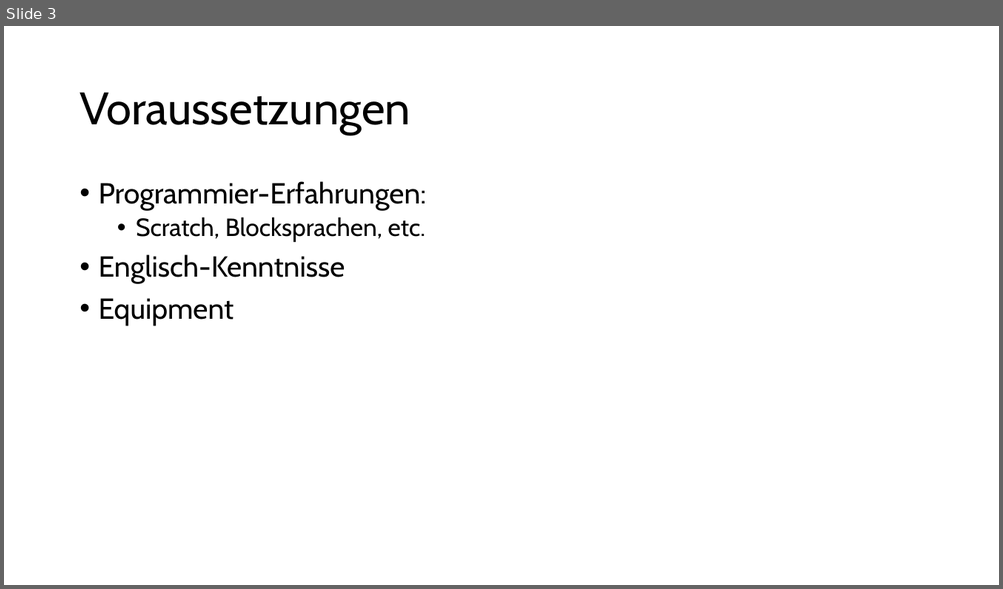
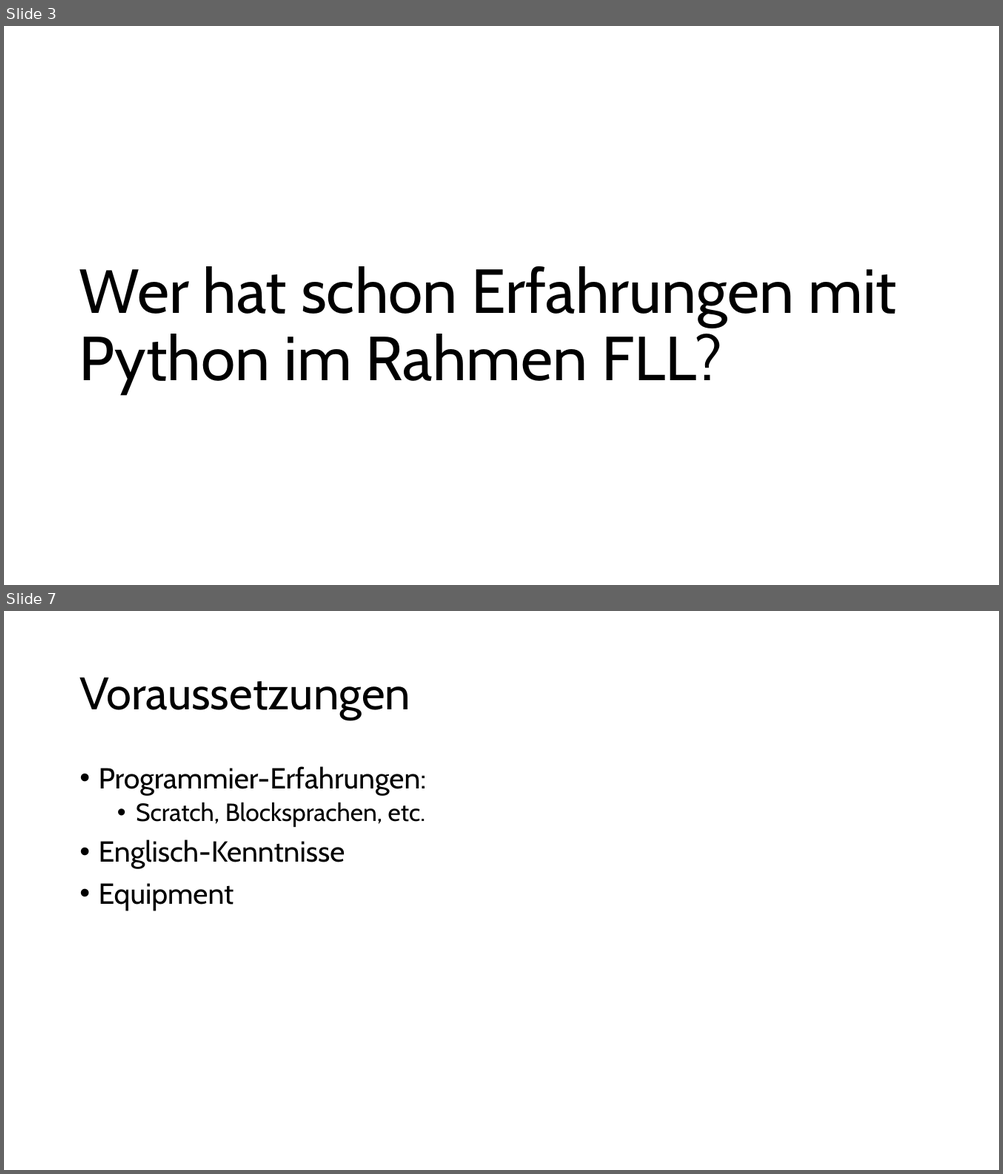
Before and after one commit to Mac-Lego-RMS/HoT_Meetup_2024, a slide deck: HoT-Meetup_2024_Pybricks.pptx. Shown one above the other, each under a label of ours: slide 3 before the commit, slides 3 and 7 after it; the slides between them are not shown. The pictures are 1003x589 and 1003x1174 pixels, drawn with LibreOffice and Linux fonts; fonts in the diff are those of the drawing. Boxes give left, top, right and bottom in pixels: in the first picture for what was removed or moved away, otherwise in the second. Text is boxed around its words. In the diff, an @@ line names an element or a change of style, - is before the commit and + after.

```diff
--- a/HoT-Meetup_2024_Pybricks.pptx
+++ b/HoT-Meetup_2024_Pybricks.pptx
@@ slide 3 added at box(4, 26, 999, 585), background #FFFFFF @@
@@ title added at box(79, 266, 896, 395), 60 pt, text #000000 @@
+Wer hat schon Erfahrungen mit Python im Rahmen FLL?
@@ what was slide 3 is now slide 7 @@
```
Also in this commit, not shown: 3 slides changed, 15 other slides added.
